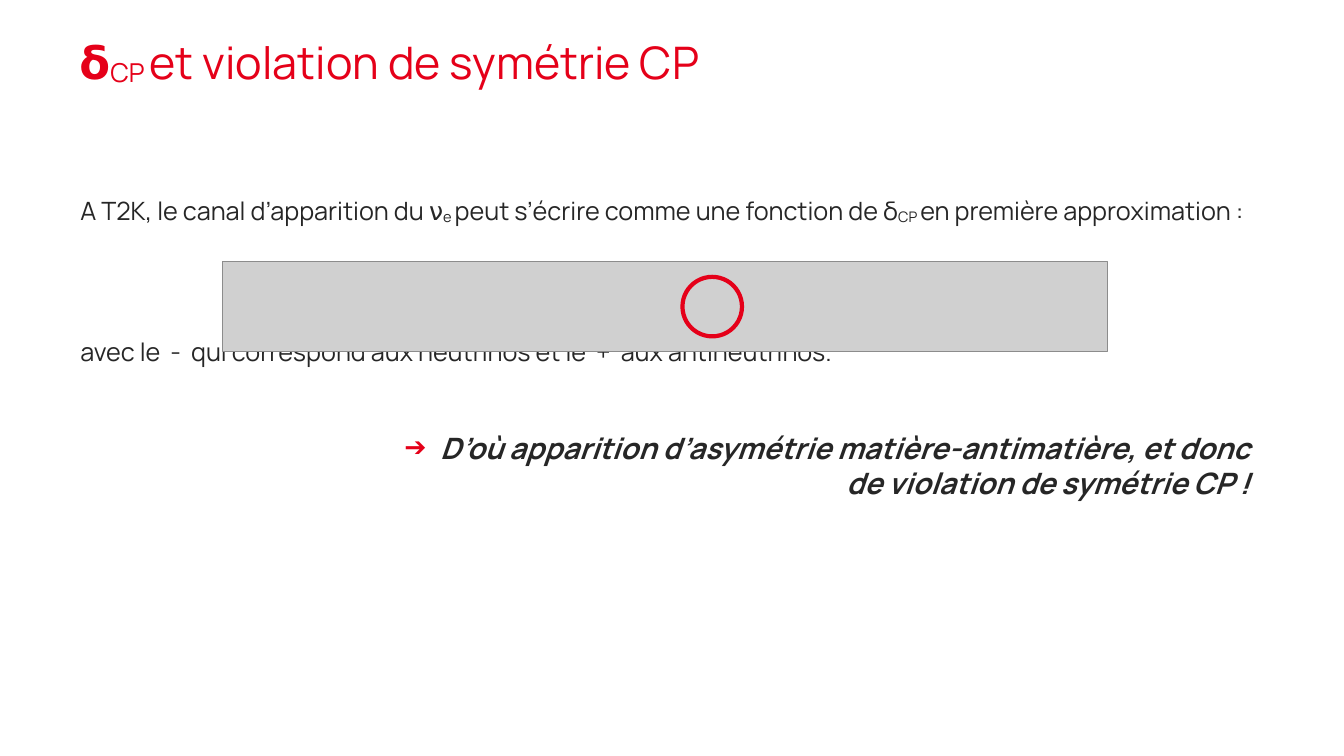
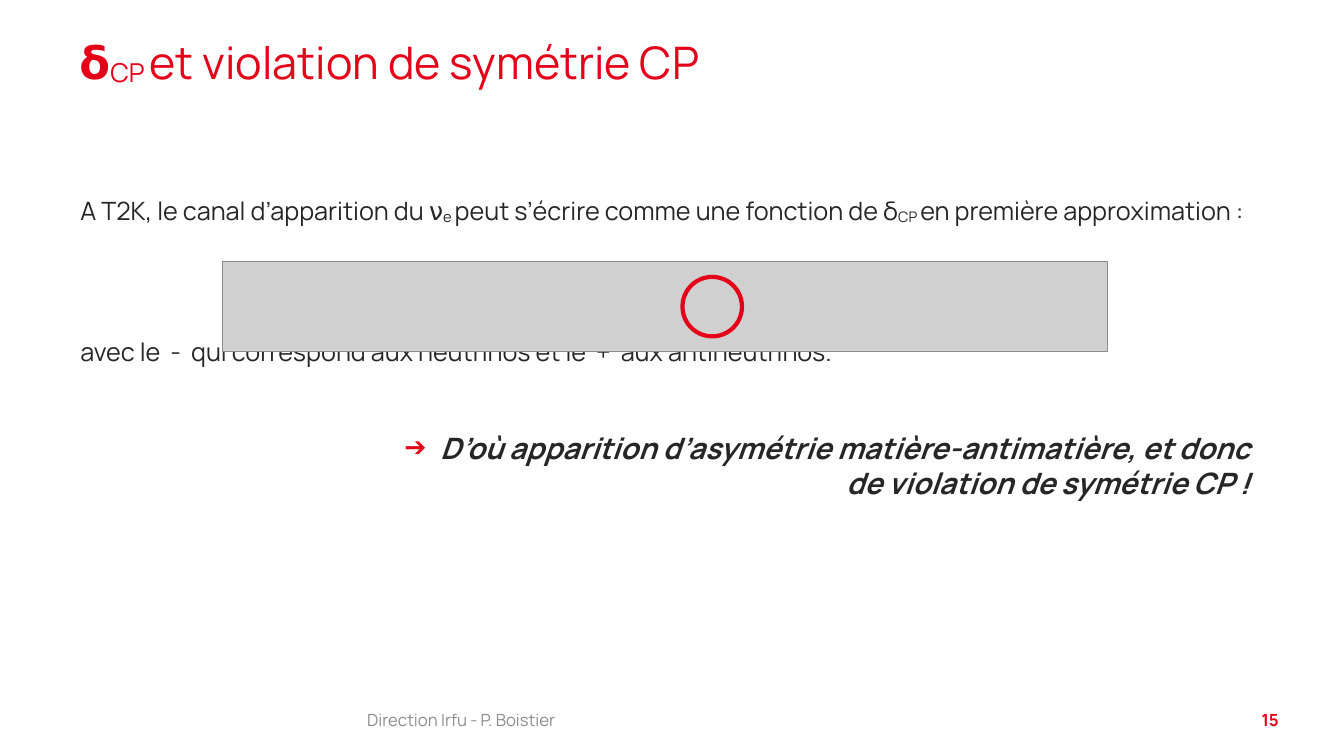
Before and after one commit to pboistier/energy-effects-T2K, a slide deck: slide 15 of doc_ext/20240619_boistier_irfu.odp (slide 12 before the commit). Drawn at 1344x756 pixels with LibreOffice and Linux fonts; fonts in the diff are those of the drawing; grey boxes stand for pictures; background and template pictures are left out. Boxes give left, top, right and bottom in pixels: in the first picture for what was removed or moved away, otherwise in the second. Text is boxed around its words. In the diff, an @@ line names an element or a change of style, - is before the commit and + after.

```diff
--- a/doc_ext/20240619_boistier_irfu.odp
+++ b/doc_ext/20240619_boistier_irfu.odp
@@ text added at bbox=[367, 714, 555, 726], 12 pt, text #8D8D8D @@
+Direction Irfu - P. Boistier
@@ page number added at bbox=[1262, 714, 1279, 727], 12 pt, text #E50019, bold @@
+15
```
Also in this commit, not shown: 12 other slides changed, 4 slides added, 1 slide removed, 3 other files.
